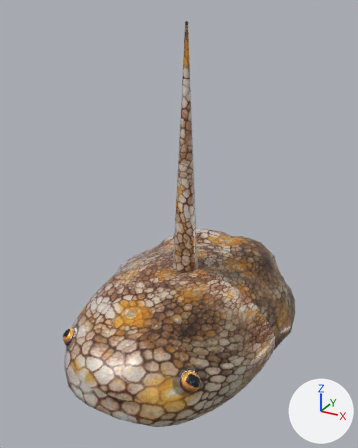
An edit to the glTF model creatures/kraken.glb, drawn before and after from the same camera.
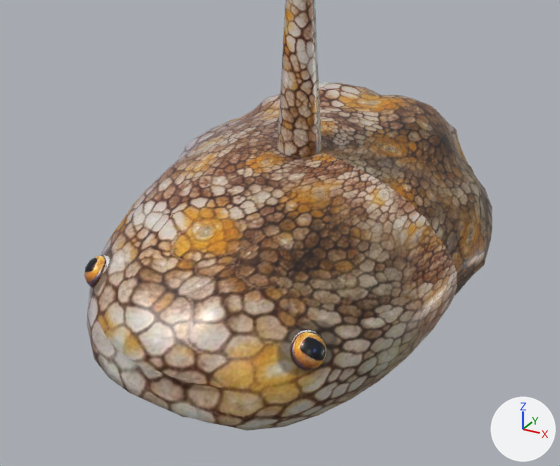
Each version is shown whole from a 50 mm camera at (11.5, -21.7, 16.7) aimed at (-0.3, -0.2, 5.9), then close up on the part from 4% to 93% of the width and 41% to 100% of the height. Arrows for +X, +Y and +Z are at lower right; the lights stay in place. The last two pictures show the newer version. Vertices at exactly the same position are counted once.

Names of what the first close-up shows: 'bras', 'corps', 'oeil_droit'.
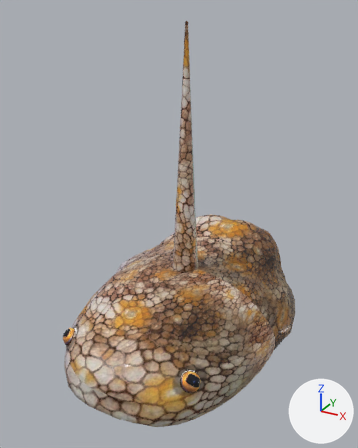
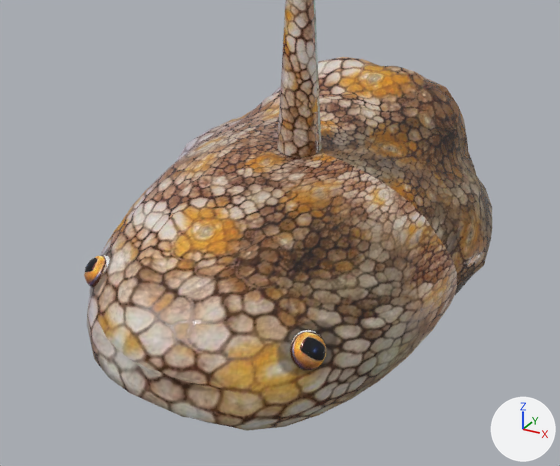
Boxes [x1, y1, x2, y2] around the edits, measured in the close-ups (560 x 466 px; the box of a moved part takes in the faces that stretch with it):
'corps', surface changed, reshaped (7% taller): before [87, 82, 492, 431]; after [87, 57, 492, 431]
part 1 of me_corps, moved or reshaped: before [236, 82, 485, 195]; after [235, 57, 486, 195]

Edits to the bpy script that builds the scene:
```text
Add img_uv_kraken_002_001:
    img_uv_kraken_002_001 = load_image('uv_kraken_002.001', '_unpacked/uv_kraken_002.001', 1024, 1029, 'Non-Color')
Change mat_peau:
    where n0 = _N.new('ShaderNodeBsdfPrincipled'); n0.name = 'Principled BSDF'
    remove n0.inputs[1].default_value = 0.04  # 'Metallic'
    remove n0.inputs[2].default_value = 0.34  # 'Roughness'
    add n3 = _N.new('ShaderNodeMath'); n3.name = 'Math'
    add n3.operation = 'MULTIPLY'
    add n3.inputs[1].default_value = 0.04  # 'Value'
    add n4 = _N.new('ShaderNodeSeparateColor'); n4.name = 'Separate Color'
    add n5 = _N.new('ShaderNodeTexImage'); n5.name = 'Image Texture.001'
    add n5.image = img_uv_kraken_002_001
    add _L.new(n3.outputs[0], n0.inputs[1])  # 'Value' to 'Metallic'
    add _L.new(n4.outputs[2], n3.inputs[0])  # 'Blue' to 'Value'
    add _L.new(n4.outputs[1], n0.inputs[2])  # 'Green' to 'Roughness'
    add _L.new(n5.outputs[0], n4.inputs[0])  # 'Color' to 'Color'
Change me_corps:
    used by ob_corps; location = (0.0, 0.0, 0.0)
    remove me_corps.from_pydata(...)  # 981 vertices, 1880 faces; spans x -5.9..5.9, y -8.2..8.6, z -3.4..3.4
    add me_corps.from_pydata(...)  # 981 vertices, 1880 faces; spans x -5.9..5.9, y -8.2..8.6, z -3.4..3.9
    me_corps part 1: 76 of 981 vertices moved; they spanned x -4.4..4.4, y 2.6..7.4, z 0.9..3.1 and now span x -4.5..4.5, y 2.7..7.6, z 1.0..3.9; mean shift (0.0, 0.1, 0.4); largest move (0.0, 6.1, 2.7) -> (0.0, 6.4, 3.8)
```
